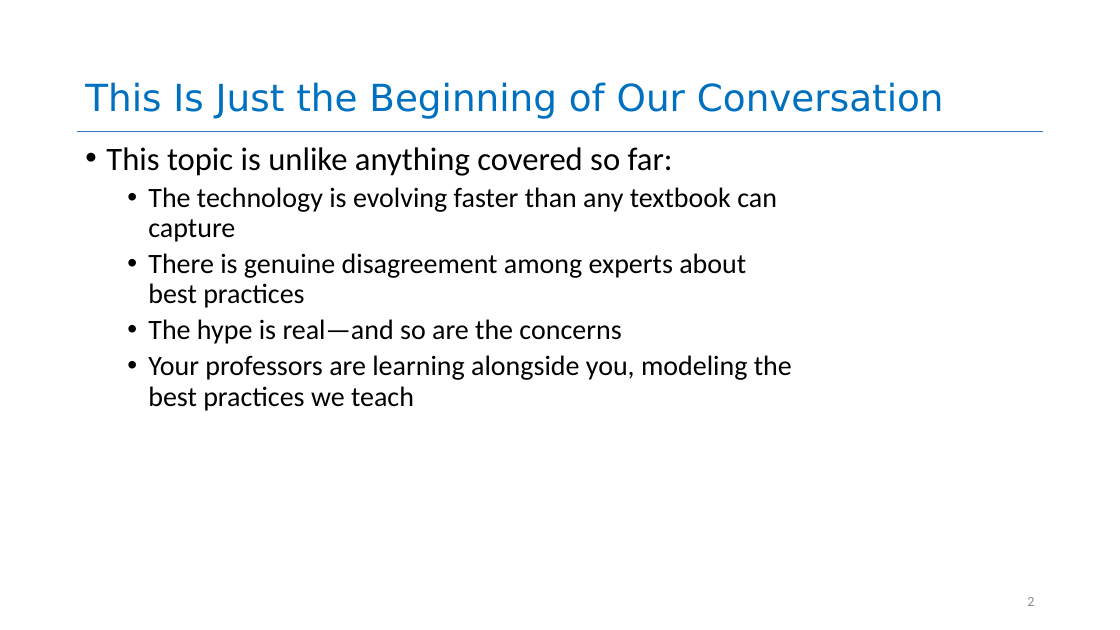
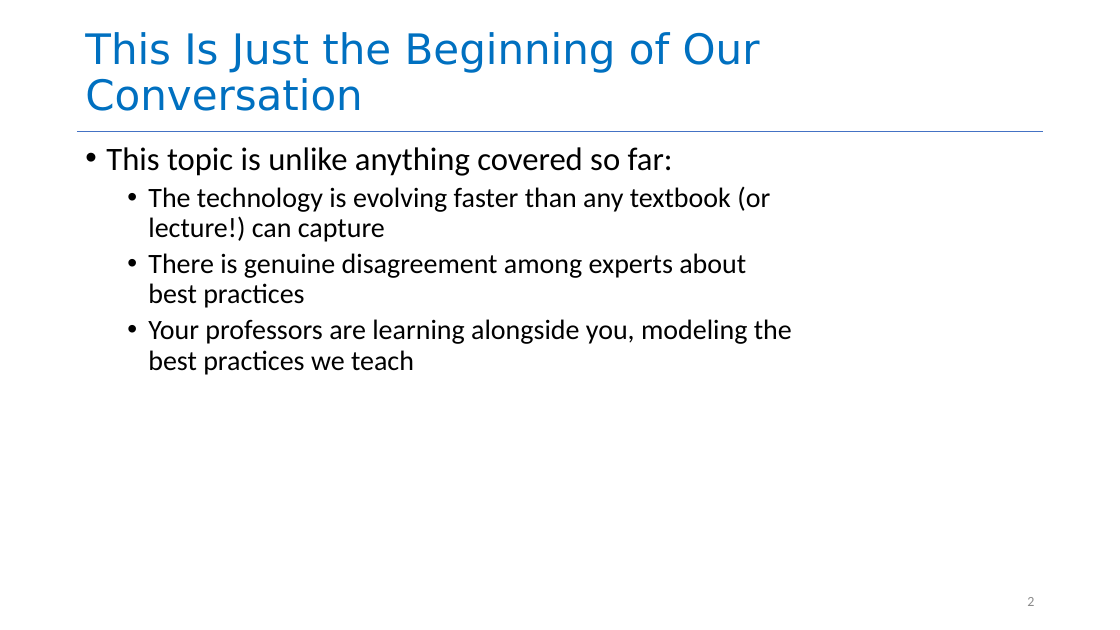
Before and after one commit to neu-se/CS4530-Spring-2026, a slide deck: slide 2 of Slides/Module 16 Using AI Agents.pptx. Drawn at 1120x630 pixels with LibreOffice and Linux fonts; fonts in the diff are those of the drawing. Boxes give left, top, right and bottom in pixels: in the first picture for what was removed or moved away, otherwise in the second. Text is boxed around its words. In the diff, an @@ line names an element or a change of style, - is before the commit and + after.

```diff
--- a/Slides/Module 16 Using AI Agents.pptx
+++ b/Slides/Module 16 Using AI Agents.pptx
@@ title "This Is Just the Beginning ..." at [85, 32, 760, 111]: size 32 to 36 pt @@
@@ text at [148, 187, 770, 242]: text changed @@
-  • The technology is evolving faster than any textbook can capture
+  • The technology is evolving faster than any textbook (or lecture!) can capture
@@ text at [148, 319, 621, 344]: paragraph removed @@
-  • The hype is real—and so are the concerns
```
Also in this commit, not shown: 28 other slides changed, 7 slides added, 14 slides removed, 1 other file.
